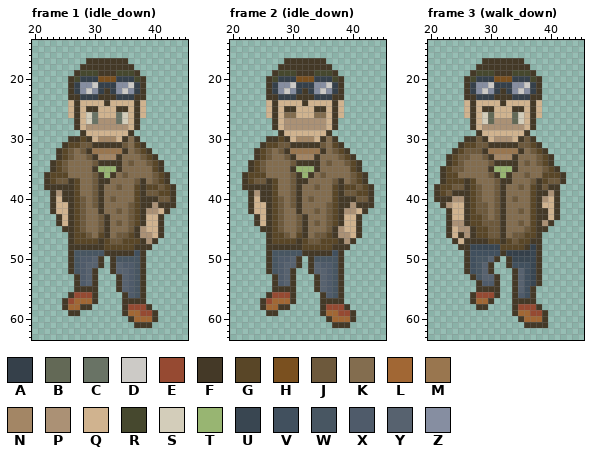
Pixel-art file, stored at Assets/Sprites/Ase/character.aseprite. Above is the file before it was changed.
64x64 pixels, 67 frames. Shown: frame 1 (idle_down): x 20..45, y 14..63; frame 2 (idle_down): x 20..45, y 14..63; frame 3 (walk_down): x 20..45, y 14..63. The commit also changed other frames, which this record leaves out.
Visible layers, top first: "default/Accessoires", "default/Hair/1", "default/head", "default/arm_left/back", "default/arm_right/front", "default/leg_left/back", "default/leg_right/front", "default/body".
Palette (. is transparent): A #35404a  B #636956  C #697365  D #cccac6  E #964a32  F #443927  G #594627  H #7a501f  J #6d593c  K #836d4f  L #a16734  M #99764f  N #a38665  P #ab9175  Q #d0b38f  R #46482e  S #d3cdba  T #98b572  U #394651  V #41505e  W #485662  X #4f5b6a  Y #57626f  Z #868ea1
Pixels before, frame 1 (idle_down), first column x 22:
17 .......FFFFFFF........
18 ......FFFFFFFFF.......
19 .....FRRRFFFRRRF......
20 ....FRAAAHHHAAARF.....
21 ....FAZZDAAAZZDAF.....
22 ....FAZDZAFAZDZAF.....
23 ....FFAAAFFFAAAFF.....
24 ....QFQQQQFQQQQFQ.....
25 ....QFQFFQQQFFQFQ.....
26 ....QFQSCQQQCSQFQ.....
27 .....FQSCPPPCSQF......
28 .....FQPPPPPPPQF......
29 ......FQQQQQQQF.......
30 ....FFGFQNNNQFKF......
31 ...FGGJJFFFFFJKGF.....
32 ..FGJKJFMMMMMFKJGF....
33 ..FGJKKJFNNNFKKKJGF...
34 .FGJKKKKJFFFFKJKKJGF..
35 .FGJKKKKFTTTFKKKKKGF..
36 FGGGKKKKJFTFKJKKKKJGF.
37 FGJJFGKKJFFKKKKJFKJGF.
38 FFFFFGKKJFKKJKKGFGGJGF
39 .FPFFGKKJFKKKKKGFJJGGF
40 .FQFFGJKJFKJKKKGFFFJJF
41 .FQQFGJKJFKKKKJGFFPFFF
42 .FQQFGJKKFKKJKJGFPPQF.
43 ..FQFGJKKJFKKKJGFQQF..
44 ..FQFGJKKJFKJKJGFQQF..
45 ...FFGJKKJFKKKJFPQQF..
46 ....FGGJKGFKJJGFPPQF..
47 ....FGGGGFGJJGGGFPF...
48 ....FFFFFFGGGGGFFF....
49 ....FWWWWWFFFFFVF.....
50 ....FWXXYF.FWWWWF.....
51 ....FWXYYF.FYXXWF.....
52 ....FWXYF..FYYXWF.....
53 .....FXYF...FYXWF.....
54 .....FXYF...FYXWF.....
55 .....FFFF...FYXWF.....
56 ....FEEEF....FXWF.....
57 ...FELLLF....FFFF.....
58 ...FLLFF.....FEEEF....
59 ....FF.......FLLEEF...
60 ..............FLLLF...
61 ...............FFF....
Pixels before, frame 2 (idle_down), first column x 22:
17 .......FFFFFFF........
18 ......FFFFFFFFF.......
19 .....FRRRFFFRRRF......
20 ....FRAAAHHHAAARF.....
21 ....FAZZDAAAZZDAF.....
22 ....FAZDZAFAZDZAF.....
23 ....FFAAAFFFAAAFF.....
24 ....QFQQQQFQQQQFQ.....
25 ....QFQFFQQQFFQFQ.....
26 ....QFQKKQQQKKQFQ.....
27 .....FQPPPPPPPQF......
28 .....FQPPPPPPPQF......
29 ......FQQQQQQQF.......
30 ....FFGFQNNNQFKF......
31 ...FGGJJFFFFFJKGF.....
32 ..FGJKJFMMMMMFKJGF....
33 ..FGJKKJFNNNFKKKJGF...
34 .FGJKKKKJFFFFKJKKJGF..
35 .FGJKKKKFTTTFKKKKKGF..
36 FGGGKKKKJFTFKJKKKKJGF.
37 FGJJFGKKJFFKKKKJFKJGF.
38 FFFFFGKKJFKKJKKGFGGJGF
39 .FPFFGKKJFKKKKKGFJJGGF
40 .FQFFGJKJFKJKKKGFFFJJF
41 .FQQFGJKJFKKKKJGFFPFFF
42 .FQQFGJKKFKKJKJGFPPQF.
43 ..FQFGJKKJFKKKJGFQQF..
44 ..FQFGJKKJFKJKJGFQQF..
45 ...FFGJKKJFKKKJFPQQF..
46 ....FGGJKGFKJJGFPPQF..
47 ....FGGGGFGJJGGGFPF...
48 ....FFFFFFGGGGGFFF....
49 ....FWWWWWFFFFFVF.....
50 ....FWXXYF.FWWWWF.....
51 ....FWXYYF.FYXXWF.....
52 ....FWXYF..FYYXWF.....
53 .....FXYF...FYXWF.....
54 .....FXYF...FYXWF.....
55 .....FFFF...FYXWF.....
56 ....FEEEF....FXWF.....
57 ...FELLLF....FFFF.....
58 ...FLLFF.....FEEEF....
59 ....FF.......FLLEEF...
60 ..............FLLLF...
61 ...............FFF....
Pixels before, frame 3 (walk_down), first column x 21:
17 ........FFFFFFF.......
18 .......FFFFFFFFF......
19 ......FRRRFFFRRRF.....
20 .....FRAAAHHHAAARF....
21 .....FAZZDAAAZZDAF....
22 .....FAZDZAFAZDZAF....
23 .....FFAAAFFFAAAFF....
24 .....QFQQQQFQQQQFQ....
25 .....QFQFFQQQFFQFQ....
26 .....QFQSBQQQBSQFQ....
27 ......FQSBPPPBSQF.....
28 ......FQPPPPPPPQF.....
29 .......FQQQQQQQF......
30 .....FFJFQPPPQFJF.....
31 ....FGGJJFFFFFJJGF....
32 ...FGJJJFMMMMMFKJGF...
33 ..FGJJKKJFNNNFKKKJGF..
34 ..FGJKKKKJFFFFKJKJGF..
35 .FGJJKKKKFTTTFKKKKJGF.
36 .FGGKKKKKJFTFKKJKKGGGF
37 .FGGGFGKKKJFFKKKJFGJJF
38 FGGJJFGJKKJFKKJKGFJFF.
39 FGJFFFGJKKJFKKKKGFFPF.
40 FFFPPFGJKKJFKJKKGFPQF.
41 .FPQQFGJJKJFKKKKGFQQF.
42 ..FQQFGJJKJFKKJKGFFQF.
43 ..FQQFGGJKJFKKKKGFFQF.
44 ..FPPFGGJJJFKKJKGFPF..
45 ..FQPPFGGJJFKKKJGFF...
46 ..FQFPFGGJJFKJJGGF....
47 ...FQFFFFGGFGJGGFF....
48 ....FFUUUUUGGGGFAF....
49 .....FVVVVVFAAAAUF....
50 .....FVWWYF.FUUUUF....
51 .....FVWYF..FVVVUF....
52 .....FVWYF...FYVUF....
53 ......FWYYF..FYVUF....
54 .......FXXF..FYVUF....
55 .......FFFF..FYVF.....
56 ......FEEEF..FXVF.....
57 ......FLLF...FFFF.....
58 .......FF....FEEEF....
59 .............FLLEEF...
60 ..............FLLLF...
61 ...............FFFF...
And afterwards:
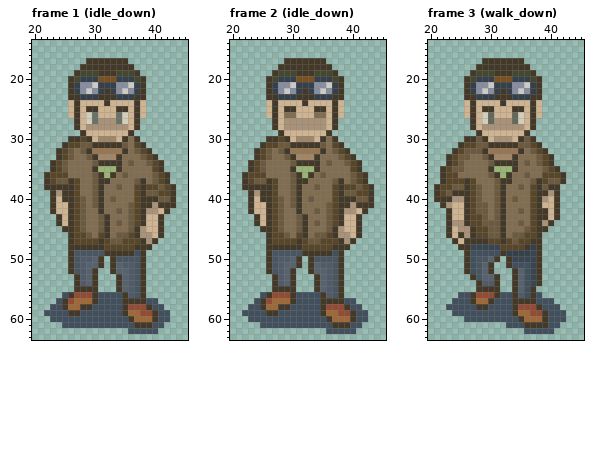
What changed:
{"change": "layer \"TopShadow\" added"}
{"where": "frame 1 (idle_down), layer \"TopShadow\""}
{"frame":1,"y":56,"x":25,"old":".","new":"V"}
{"frame":1,"y":56,"x":31,"old":"....","new":"VVVV"}
{"frame":1,"y":57,"x":24,"old":".","new":"V"}
{"frame":1,"y":57,"x":31,"old":"....","new":"VVVV"}
{"frame":1,"y":57,"x":39,"old":"..","new":"VV"}
{"frame":1,"y":58,"x":23,"old":"..","new":"VV"}
{"frame":1,"y":58,"x":30,"old":".....","new":"VVVVV"}
{"frame":1,"y":58,"x":40,"old":"..","new":"VV"}
{"frame":1,"y":59,"x":22,"old":"....","new":"VVVV"}
{"frame":1,"y":59,"x":28,"old":".......","new":"VVVVVVV"}
{"frame":1,"y":59,"x":41,"old":"..","new":"VV"}
{"frame":1,"y":60,"x":23,"old":".............","new":"VVVVVVVVVVVVV"}
{"frame":1,"y":60,"x":41,"old":"..","new":"VV"}
{"frame":1,"y":61,"x":25,"old":"............","new":"VVVVVVVVVVVV"}
{"frame":1,"y":61,"x":40,"old":"..","new":"VV"}
{"frame":1,"y":62,"x":36,"old":".....","new":"VVVVV"}
{"where": "frame 2 (idle_down), layer \"TopShadow\""}
{"frame":2,"y":56,"x":25,"old":".","new":"V"}
{"frame":2,"y":56,"x":31,"old":"....","new":"VVVV"}
{"frame":2,"y":57,"x":24,"old":".","new":"V"}
{"frame":2,"y":57,"x":31,"old":"....","new":"VVVV"}
{"frame":2,"y":57,"x":39,"old":"..","new":"VV"}
{"frame":2,"y":58,"x":23,"old":"..","new":"VV"}
{"frame":2,"y":58,"x":30,"old":".....","new":"VVVVV"}
{"frame":2,"y":58,"x":40,"old":"..","new":"VV"}
{"frame":2,"y":59,"x":22,"old":"....","new":"VVVV"}
{"frame":2,"y":59,"x":28,"old":".......","new":"VVVVVVV"}
{"frame":2,"y":59,"x":41,"old":"..","new":"VV"}
{"frame":2,"y":60,"x":23,"old":".............","new":"VVVVVVVVVVVVV"}
{"frame":2,"y":60,"x":41,"old":"..","new":"VV"}
{"frame":2,"y":61,"x":25,"old":"............","new":"VVVVVVVVVVVV"}
{"frame":2,"y":61,"x":40,"old":"..","new":"VV"}
{"frame":2,"y":62,"x":36,"old":".....","new":"VVVVV"}
{"where": "frame 3 (walk_down), layer \"TopShadow\""}
{"frame":3,"y":56,"x":25,"old":"..","new":"VV"}
{"frame":3,"y":56,"x":32,"old":"..","new":"VV"}
{"frame":3,"y":56,"x":38,"old":".","new":"V"}
{"frame":3,"y":57,"x":24,"old":"...","new":"VVV"}
{"frame":3,"y":57,"x":31,"old":"...","new":"VVV"}
{"frame":3,"y":57,"x":38,"old":"...","new":"VVV"}
{"frame":3,"y":58,"x":23,"old":".....","new":"VVVVV"}
{"frame":3,"y":58,"x":30,"old":"....","new":"VVVV"}
{"frame":3,"y":58,"x":39,"old":"...","new":"VVV"}
{"frame":3,"y":59,"x":24,"old":"..........","new":"VVVVVVVVVV"}
{"frame":3,"y":59,"x":40,"old":"...","new":"VVV"}
{"frame":3,"y":60,"x":26,"old":".........","new":"VVVVVVVVV"}
{"frame":3,"y":60,"x":40,"old":"...","new":"VVV"}
{"frame":3,"y":61,"x":33,"old":"...","new":"VVV"}
{"frame":3,"y":61,"x":40,"old":"..","new":"VV"}
{"frame":3,"y":62,"x":36,"old":".....","new":"VVVVV"}
{"label":"added","picture_box":[44,292,170,334]}
{"label":"added","picture_box":[242,292,368,334]}
{"label":"added","picture_box":[446,292,566,334]}
